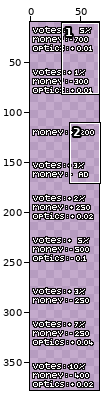
File history of a pixel-art file, Images/Effects_Texts/Effects_Sheet.aseprite. Above, an overview of the earlier version with the close-up marked.
Close-up. Before the commit:
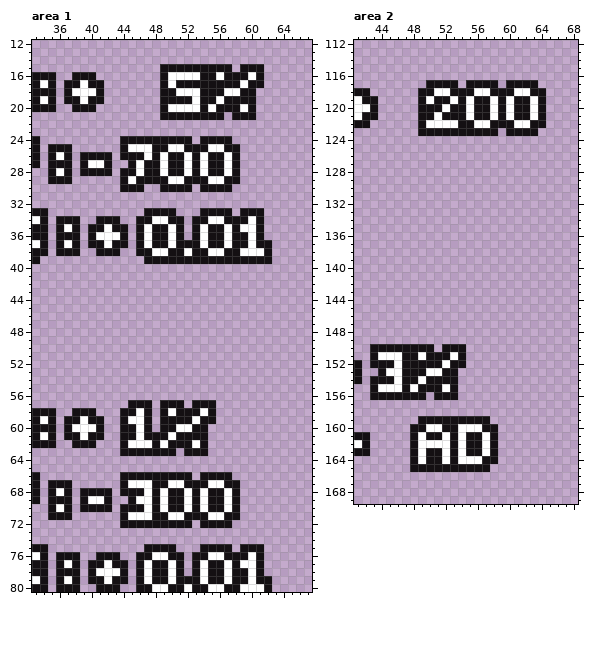
124x378 pixels, 1 frame. Shown: area 1: x 33..67, y 12..80; area 2: x 41..68, y 112..169. The old version is drawn lined up with the new one. The wide view leaves out empty margins. The commit also changed other parts of the picture, which this record leaves out.
And afterwards:
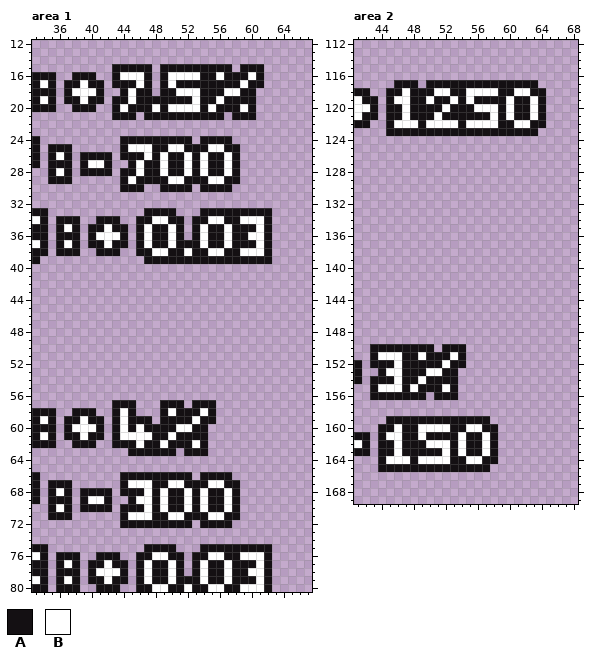
Palette (. is transparent): A #141013  B #ffffff
The edit:
{"change": "drawings rearranged on the sheet (the old picture shows each at its new place; 25 dropped ones are not shown)"}
{"where": "area 1"}
{"y":15,"x":43,"old":".....","new":"AAAAA"}
{"y":16,"x":43,"old":".....","new":"ABBBA"}
{"y":17,"x":43,"old":".....","new":"AAABA"}
{"y":18,"x":44,"old":"....","new":"ABAA"}
{"y":19,"x":43,"old":"......","new":"AABAAA"}
{"y":20,"x":43,"old":"......","new":"ABAAAB"}
{"y":21,"x":43,"old":"...","new":"AAA"}
{"y":21,"x":47,"old":"..","new":"AA"}
{"y":33,"x":58,"old":".","new":"A"}
{"y":33,"x":62,"old":".","new":"A"}
{"y":34,"x":59,"old":"A","new":"B"}
{"y":34,"x":61,"old":"A.","new":"BA"}
{"y":35,"x":59,"old":"BBA.","new":"AABA"}
{"y":36,"x":61,"old":"A.","new":"BA"}
{"y":37,"x":60,"old":"BA","new":"AB"}
{"y":57,"x":43,"old":"..","new":"AA"}
{"y":57,"x":46,"old":"AA","new":".."}
{"y":58,"x":43,"old":".A","new":"AB"}
{"y":58,"x":46,"old":"BA","new":".."}
{"y":59,"x":43,"old":".ABB","new":"ABAA"}
{"y":60,"x":43,"old":".A","new":"AB"}
{"y":60,"x":48,"old":".","new":"A"}
{"y":61,"x":43,"old":".AA","new":"ABB"}
{"y":61,"x":47,"old":"A","new":"B"}
{"y":62,"x":43,"old":".","new":"A"}
{"y":62,"x":45,"old":"B","new":"A"}
{"y":62,"x":47,"old":"B","new":"A"}
{"y":63,"x":44,"old":"A","new":"."}
{"y":75,"x":58,"old":".","new":"A"}
{"y":75,"x":62,"old":".","new":"A"}
{"y":76,"x":59,"old":"A","new":"B"}
{"y":76,"x":61,"old":"A.","new":"BA"}
{"y":77,"x":59,"old":"BBA.","new":"AABA"}
{"y":78,"x":61,"old":"A.","new":"BA"}
{"y":79,"x":60,"old":"BA","new":"AB"}
{"where": "area 2"}
{"y":117,"x":46,"old":"...","new":"AAA"}
{"y":117,"x":54,"old":".","new":"A"}
{"y":117,"x":59,"old":".","new":"A"}
{"y":118,"x":45,"old":"....","new":"AABA"}
{"y":118,"x":55,"old":"A","new":"B"}
{"y":118,"x":58,"old":"A","new":"B"}
{"y":119,"x":45,"old":"....","new":"ABBA"}
{"y":119,"x":58,"old":"B","new":"A"}
{"y":120,"x":45,"old":"....","new":"AABA"}
{"y":120,"x":55,"old":"BAA","new":"ABB"}
{"y":121,"x":45,"old":"....","new":"AABA"}
{"y":121,"x":55,"old":"B","new":"A"}
{"y":122,"x":45,"old":"....","new":"ABBB"}
{"y":122,"x":55,"old":"A","new":"B"}
{"y":122,"x":58,"old":"A","new":"B"}
{"y":123,"x":45,"old":"....","new":"AAAA"}
{"y":123,"x":59,"old":".","new":"A"}
{"y":159,"x":45,"old":"....","new":"AAAA"}
{"y":160,"x":44,"old":"....","new":"AABA"}
{"y":160,"x":49,"old":"A","new":"B"}
{"y":160,"x":52,"old":"A","new":"B"}
{"y":160,"x":54,"old":"B","new":"A"}
{"y":161,"x":44,"old":"....","new":"ABBA"}
{"y":161,"x":52,"old":"B","new":"A"}
{"y":162,"x":44,"old":"....","new":"AABA"}
{"y":162,"x":49,"old":"B","new":"A"}
{"y":163,"x":44,"old":"....","new":"AABA"}
{"y":163,"x":49,"old":"B","new":"A"}
{"y":164,"x":44,"old":"....","new":"ABBB"}
{"y":164,"x":50,"old":"AA","new":"BB"}
{"y":164,"x":54,"old":"B","new":"A"}
{"y":165,"x":44,"old":"....","new":"AAAA"}
